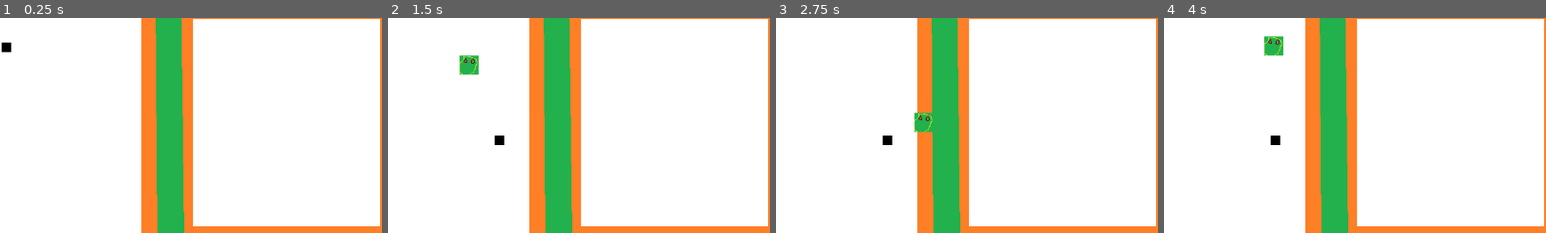
Above: before the commit, frames 1-4 (left to right).
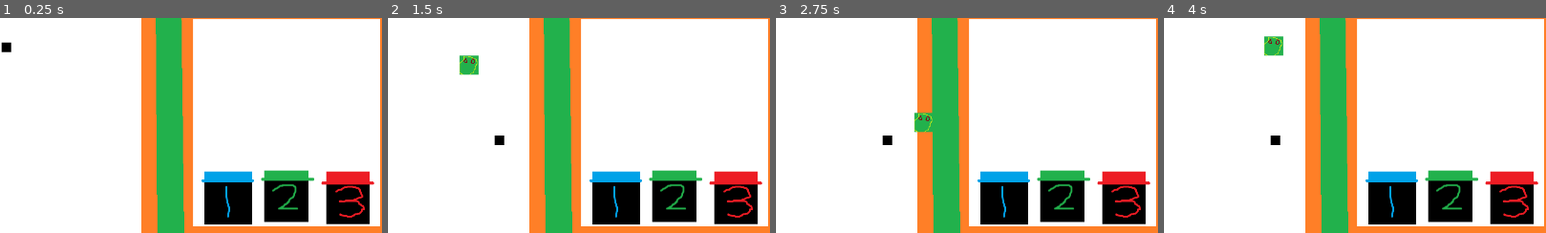
Above: after the commit, the same moments.

Repository: xepewout/BAE
Game: Godot game, scene res://main.tscn
Same seed, same stepped clock (60 frames per second), same inputs: the game is played once before the commit and once after it.
Inputs:
- Up to frame 1 (0.25 s): no input
- Up to frame 2 (1.5 s): tap Enter at 0.5 s; hold Right 0.53-1.28 s; hold 1 (one, bound only after the commit) 0.53-1.28 s; tap 3 (three, bound only after the commit) at 0.8, 1.35 s; hold Down from 1.28 s (still down)
- Up to frame 3 (2.75 s): tap 2 (two, bound only after the commit) at 1.55 s; release Down at 2.03 s; hold Right from 2.03 s (still down); hold 2 (two, bound only after the commit) from 2.03 s (still down); tap 1 (one, bound only after the commit) at 2.3 s
- Up to frame 4 (4 s): release Right at 2.78 s; release 2 (two, bound only after the commit) at 2.78 s; hold Up 2.78-3.53 s; tap 1 (one, bound only after the commit) at 2.85 s; tap 3 (three, bound only after the commit) at 3.05 s; hold Left from 3.53 s (still down); hold 3 (three, bound only after the commit) from 3.53 s (still down); tap 2 (two, bound only after the commit) at 3.8 s
The pictures show only the part of the screen within x 25-75%, y 13-63%; the shares and areas given below are measured in that part.

The runs differ from the first frame. In frame 1, 9.0% of the frame differs, in the area x 52-98%, y 70-97%; in frame 2, 9.0%; in frame 3, 9.0%; in frame 4, 9.0%.

Commit message:
version .3
-added basic file sorting minigame framework

Diff:
--- /dev/null
+++ b/bae/buckets.gd
@@ -0,0 +1,51 @@
+extends Node2D
+@onready var red_bucket: Node2D = $redBucket
+@onready var green_bucket: Node2D = $greenBucket
+@onready var blue_bucket: Node2D = $blueBucket
+@onready var file: Sprite2D = $file/Sprite2D
+@onready var timer: Timer = $Timer
+@onready var buckets = [blue_bucket,green_bucket,red_bucket]
+var addVector = Vector2 (0,0)
+var fileNum = 0
+var fileFlag = false
+
+# Called when the node enters the scene tree for the first time.
+func _ready() -> void:
+	for i in buckets.size():
+		buckets[i].position = Vector2 (700,394) + addVector
+		print(buckets[i].position)
+		addVector = addVector + Vector2(100,0)
+
+
+# Called every frame. 'delta' is the elapsed time since the previous frame.
+func _process(delta: float) -> void:
+	pass
+
+func _shuffle():
+	randomize()
+	buckets.shuffle()
+	addVector = Vector2 (0,0)
+	for i in buckets.size():
+		buckets[i].position = Vector2 (700,394) + addVector
+		print(buckets[i].position)
+		addVector = addVector + Vector2(100,0)
+	fileNum = (randi() % 3)
+	if buckets[fileNum] == blue_bucket:
+		file.texture = preload("res://assests/sprites/fileSort/Files/blueFile.png")
+	elif buckets[fileNum] == green_bucket:
+		file.texture = preload("res://assests/sprites/fileSort/Files/greenFile.png")
+	else:
+		file.texture = preload("res://assests/sprites/fileSort/Files/redFile.png")
+	fileFlag = true
+	print(fileNum)
+
+
+func _input(event):
+	if fileFlag:
+		if !(event.is_action_pressed("one") or event.is_action_pressed("two") or event.is_action_pressed("three")):
+			return
+		else:
+			if !((fileNum == 0 and event.is_action_pressed("one")) or (fileNum == 1 and event.is_action_pressed("two")) or (fileNum == 2 and event.is_action_pressed("three"))):
+				get_tree().reload_current_scene()
+				return
+			fileFlag = false
--- a/bae/main.tscn
+++ b/bae/main.tscn
@@ -1,10 +1,14 @@
-[gd_scene load_steps=8 format=3 uid="uid://dwn4mdqya7iqw"]
+[gd_scene load_steps=12 format=3 uid="uid://dwn4mdqya7iqw"]
 
 [ext_resource type="Texture2D" uid="uid://7nhnxgx6powh" path="res://assests/backgrounds/main.png" id="1_cm3j0"]
 [ext_resource type="Script" path="res://snake.gd" id="1_o3v70"]
 [ext_resource type="Texture2D" uid="uid://b18mr5fafxip1" path="res://assests/sprites/snake/head.png" id="3_5wuv7"]
 [ext_resource type="Script" path="res://food.gd" id="3_wmxqn"]
 [ext_resource type="Texture2D" uid="uid://bv61xdybtmcb6" path="res://assests/sprites/snake/snake.png" id="5_ous22"]
+[ext_resource type="Script" path="res://buckets.gd" id="6_sybdr"]
+[ext_resource type="Texture2D" uid="uid://b2kryffwimeuv" path="res://assests/sprites/fileSort/redBucket3.png" id="7_wpjis"]
+[ext_resource type="Texture2D" uid="uid://bok0ya75frw12" path="res://assests/sprites/fileSort/greenBucket2.png" id="8_k2sa7"]
+[ext_resource type="Texture2D" uid="uid://dfydwx0cvx3li" path="res://assests/sprites/fileSort/blueBucket1.png" id="9_b3p6u"]
 
 [sub_resource type="RectangleShape2D" id="RectangleShape2D_vnqca"]
 
@@ -59,4 +63,39 @@
 offset_right = 955.0
 offset_bottom = 445.0
 
+[node name="Buckets" type="Node2D" parent="File Sort/ColorRect"]
+position = Vector2(-642, -98)
+script = ExtResource("6_sybdr")
+
+[node name="redBucket" type="Node2D" parent="File Sort/ColorRect/Buckets"]
+position = Vector2(900, 392)
+metadata/_edit_group_ = true
+
+[node name="Sprite2D" type="Sprite2D" parent="File Sort/ColorRect/Buckets/redBucket"]
+texture = ExtResource("7_wpjis")
+
+[node name="greenBucket" type="Node2D" parent="File Sort/ColorRect/Buckets"]
+position = Vector2(804, 394)
+metadata/_edit_group_ = true
+
+[node name="Sprite2D" type="Sprite2D" parent="File Sort/ColorRect/Buckets/greenBucket"]
+texture = ExtResource("8_k2sa7")
+
+[node name="blueBucket" type="Node2D" parent="File Sort/ColorRect/Buckets"]
+position = Vector2(700, 390)
+metadata/_edit_group_ = true
+
+[node name="Sprite2D" type="Sprite2D" parent="File Sort/ColorRect/Buckets/blueBucket"]
+texture = ExtResource("9_b3p6u")
+
+[node name="file" type="Node2D" parent="File Sort/ColorRect/Buckets"]
+position = Vector2(794, 226)
+
+[node name="Sprite2D" type="Sprite2D" parent="File Sort/ColorRect/Buckets/file"]
+
+[node name="Timer" type="Timer" parent="File Sort/ColorRect/Buckets"]
+wait_time = 5.0
+autostart = true
+
 [connection signal="area_entered" from="Snake Game/ColorRect/Snake" to="Snake Game/ColorRect/Snake" method="_on_area_entered"]
+[connection signal="timeout" from="File Sort/ColorRect/Buckets/Timer" to="File Sort/ColorRect/Buckets" method="_shuffle"]
--- a/bae/project.godot
+++ b/bae/project.godot
@@ -48,6 +48,21 @@
 "events": [Object(InputEventKey,"resource_local_to_scene":false,"resource_name":"","device":-1,"window_id":0,"alt_press …(192 unchanged characters)…
 ]
 }
+one={
+"deadzone": 0.5,
+"events": [Object(InputEventKey,"resource_local_to_scene":false,"resource_name":"","device":-1,"window_id":0,"alt_pressed":false,"shift_pressed":false,"ctrl_pressed":false,"meta_pressed":false,"pressed":false,"keycode":0,"physical_keycode":49,"key_label":0,"unicode":49,"location":0,"echo":false,"script":null)
+]
+}
+two={
+"deadzone": 0.5,
+"events": [Object(InputEventKey,"resource_local_to_scene":false,"resource_name":"","device":-1,"window_id":0,"alt_pressed":false,"shift_pressed":false,"ctrl_pressed":false,"meta_pressed":false,"pressed":false,"keycode":0,"physical_keycode":50,"key_label":0,"unicode":50,"location":0,"echo":false,"script":null)
+]
+}
+three={
+"deadzone": 0.5,
+"events": [Object(InputEventKey,"resource_local_to_scene":false,"resource_name":"","device":-1,"window_id":0,"alt_pressed":false,"shift_pressed":false,"ctrl_pressed":false,"meta_pressed":false,"pressed":false,"keycode":0,"physical_keycode":51,"key_label":0,"unicode":51,"location":0,"echo":false,"script":null)
+]
+}
 
 [rendering]
 
Binary file added: bae/assests/sprites/fileSort/Buckets/blueBucket.png
Not shown, added: bae/assests/sprites/fileSort/Buckets/blueBucket.png.import
Binary file added: bae/assests/sprites/fileSort/Buckets/greenBucket.png
Not shown, added: bae/assests/sprites/fileSort/Buckets/greenBucket.png.import
Binary file added: bae/assests/sprites/fileSort/Buckets/redBucket.png
Not shown, added: bae/assests/sprites/fileSort/Buckets/redBucket.png.import
Binary file added: bae/assests/sprites/fileSort/Files/blueFile.png
Not shown, added: bae/assests/sprites/fileSort/Files/blueFile.png.import
Binary file added: bae/assests/sprites/fileSort/Files/greenFile.png
Not shown, added: bae/assests/sprites/fileSort/Files/greenFile.png.import
Binary file added: bae/assests/sprites/fileSort/Files/redFile.png
Not shown, added: bae/assests/sprites/fileSort/Files/redFile.png.import
(and 5 more such lines)
